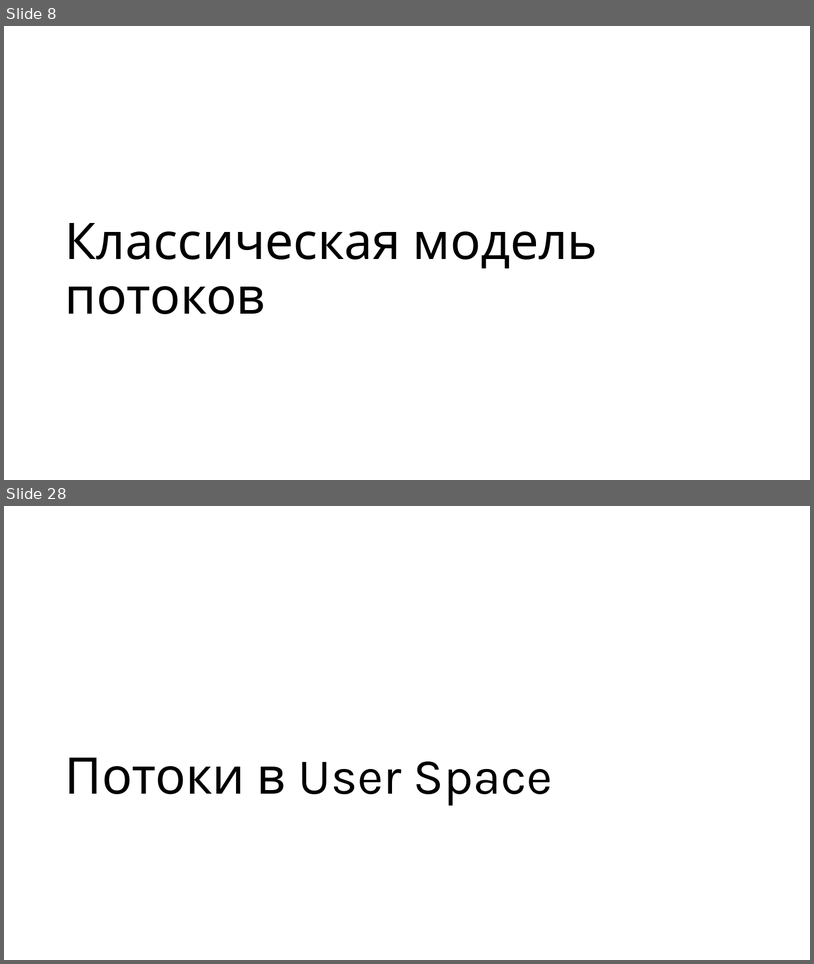
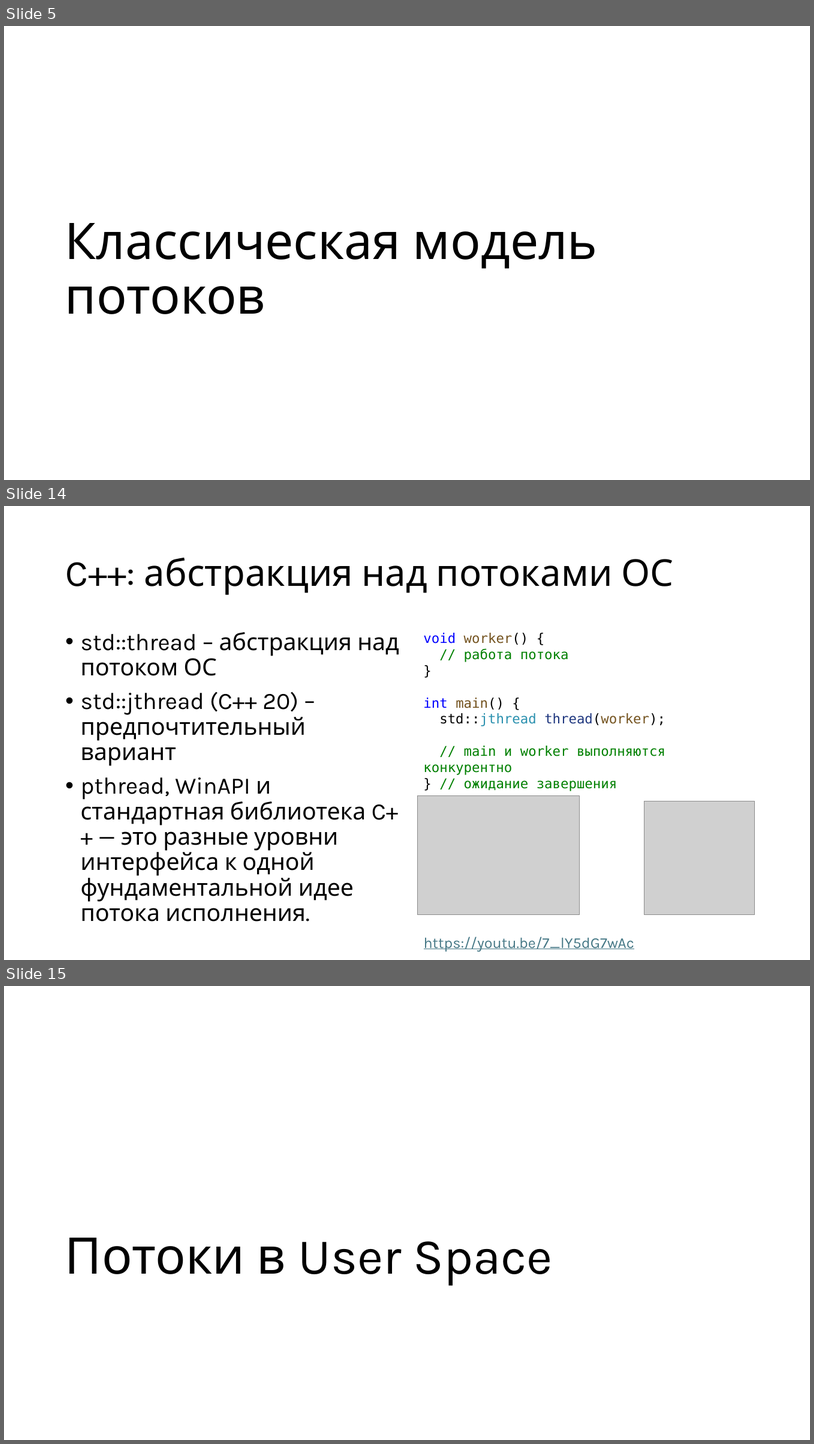
Before and after one commit to alexey-malov/os-course, a slide deck: lectures/04/Потоки.pptx. Shown one above the other, each under a label of ours: slides 8 and 28 before the commit, slides 5, 14 and 15 after it; the slides between them are not shown. The pictures are 814x964 and 814x1444 pixels, drawn with LibreOffice and Linux fonts; fonts in the diff are those of the drawing; grey boxes stand for pictures. Boxes give left, top, right and bottom in pixels: in the first picture for what was removed or moved away, otherwise in the second. Text is boxed around its words. In the diff, an @@ line names an element or a change of style, - is before the commit and + after.

```diff
--- a/lectures/04/Потоки.pptx
+++ b/lectures/04/Потоки.pptx
@@ slide 14 added at (4, 506, 810, 960), background #FFFFFF @@
@@ title added at (65, 558, 674, 595), 44 pt, text #000000 @@
+C++: абстракция над потоками ОС
@@ text added at (81, 632, 399, 921), 28 pt, text #000000 @@
+• std::thread – абстракция над потоком ОС
+• std::jthread (C++ 20) – предпочтительный вариант
+• pthread, WinAPI и стандартная библиотека C++ — это разные уровни интерфейса к одной фундаментальной идее потока исполнения.
@@ text added at (423, 633, 666, 791), 16 pt, text #008000 @@
+void worker() {
+// работа потока
+}
+int main() {
+std::jthread thread(worker);
+// main и worker выполняются конкурентно
+} // ожидание завершения
@@ picture added at (418, 796, 580, 915) @@
@@ picture added at (645, 801, 755, 915) @@
@@ text added at (424, 936, 635, 951), 18 pt, text #467886, underline @@
+https://youtu.be/7_lY5dG7wAc
@@ what was slide 8 is now slide 5 @@
@@ what was slide 28 is now slide 15 @@
```
Also in this commit, not shown: 5 slides changed, 27 other slides added, 46 slides removed.
